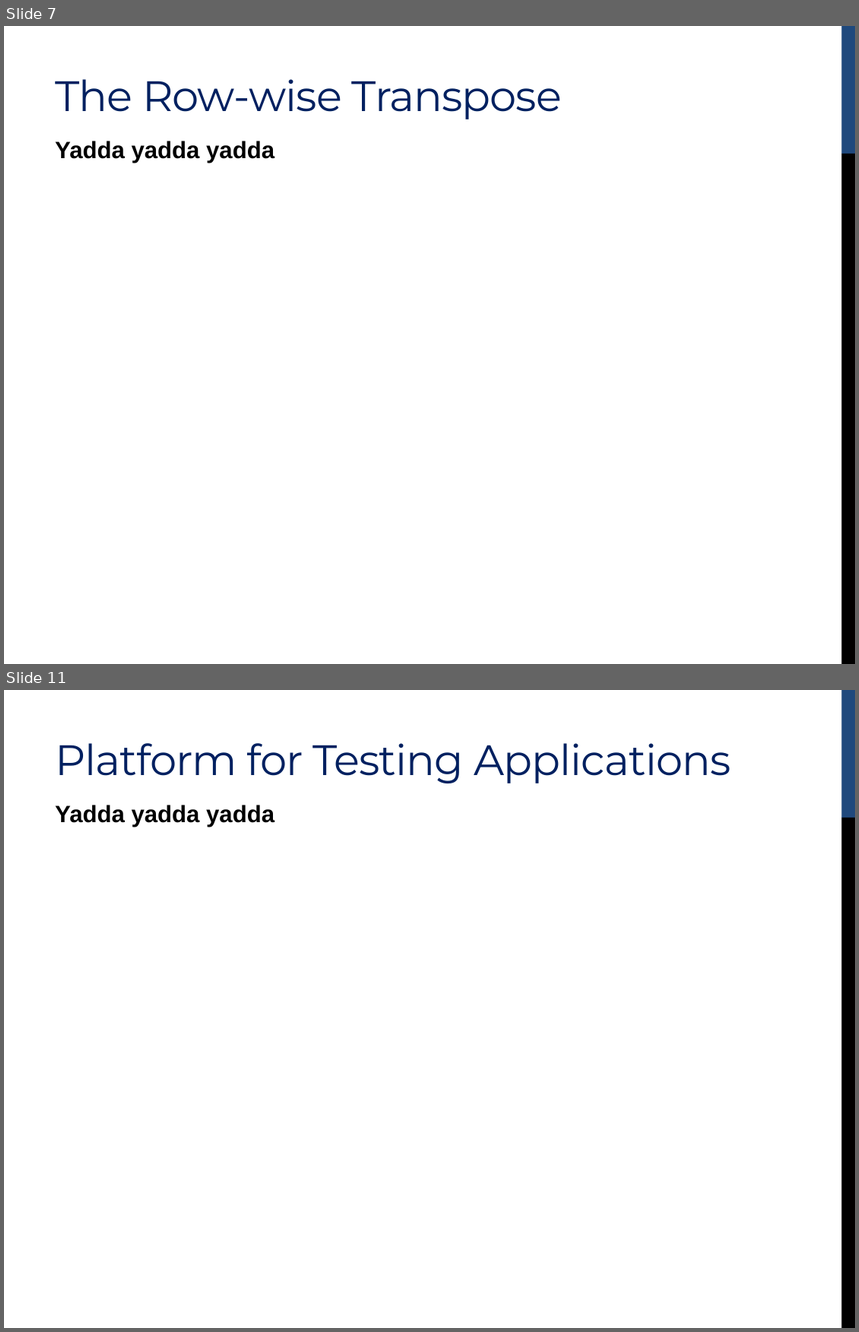
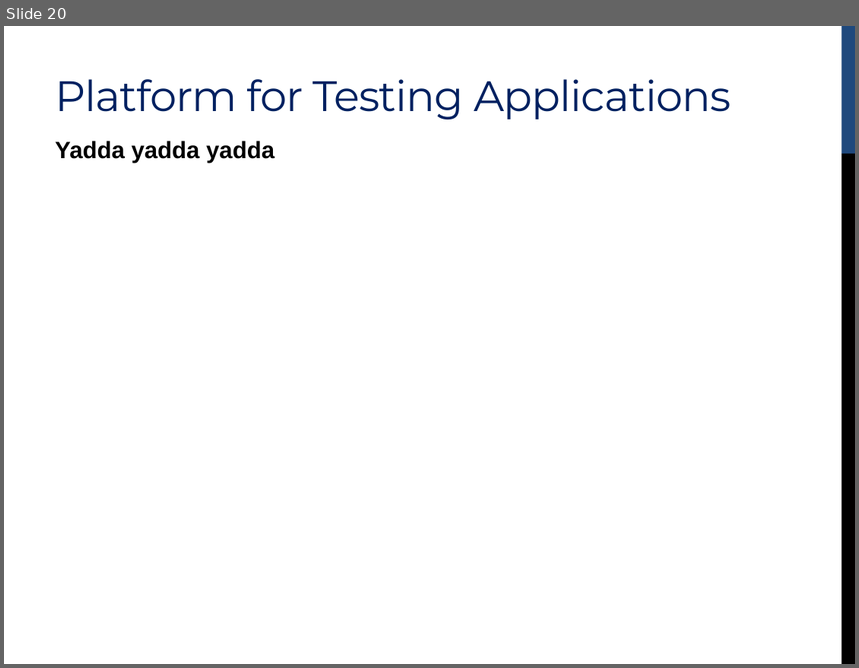
Before and after one commit to simonscott/ewallpaper_imaging, a slide deck: presentation/cs252_presentation_li_scott.pptx. Shown one above the other, each under a label of ours: slides 7 and 11 before the commit, slide 20 after it; the slides between them are not shown. The pictures are 859x1332 and 859x668 pixels, drawn with LibreOffice and Linux fonts; fonts in the diff are those of the drawing. Boxes give left, top, right and bottom in pixels: in the first picture for what was removed or moved away, otherwise in the second. Text is boxed around its words. In the diff, an @@ line names an element or a change of style, - is before the commit and + after.

```diff
--- a/presentation/cs252_presentation_li_scott.pptx
+++ b/presentation/cs252_presentation_li_scott.pptx
@@ slide 7 removed at (4, 26, 855, 664), background #FFFFFF; not listed: 2 template elements that a slide beside it also shows @@
@@ title removed at (55, 79, 562, 119) @@
-The Row-wise Transpose
@@ text removed at (55, 141, 275, 163) @@
-Yadda yadda yadda
@@ what was slide 11 is now slide 20 @@
```
Also in this commit, not shown: 6 slides changed, 17 slides added, 5 other slides removed.
